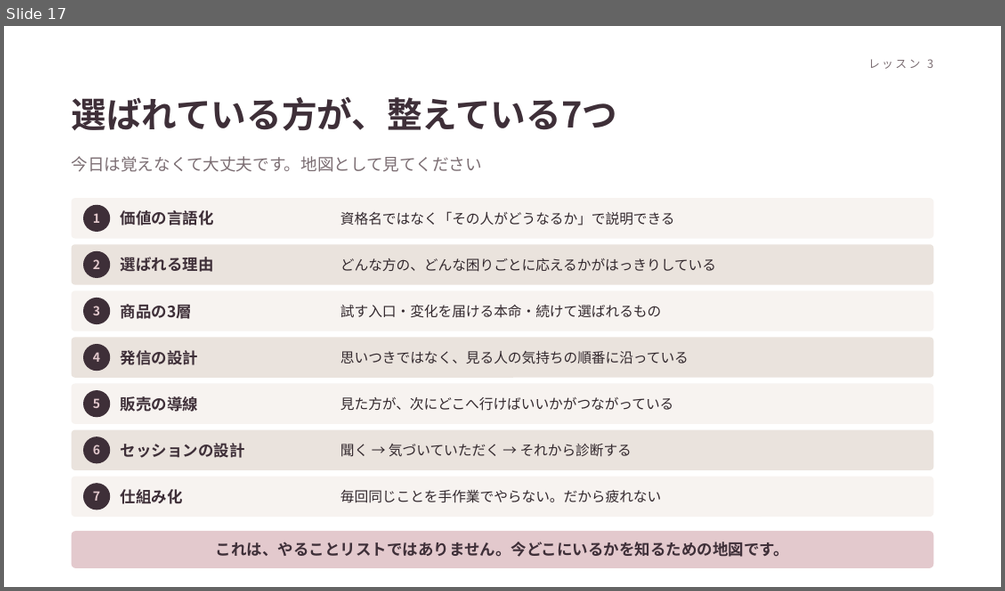
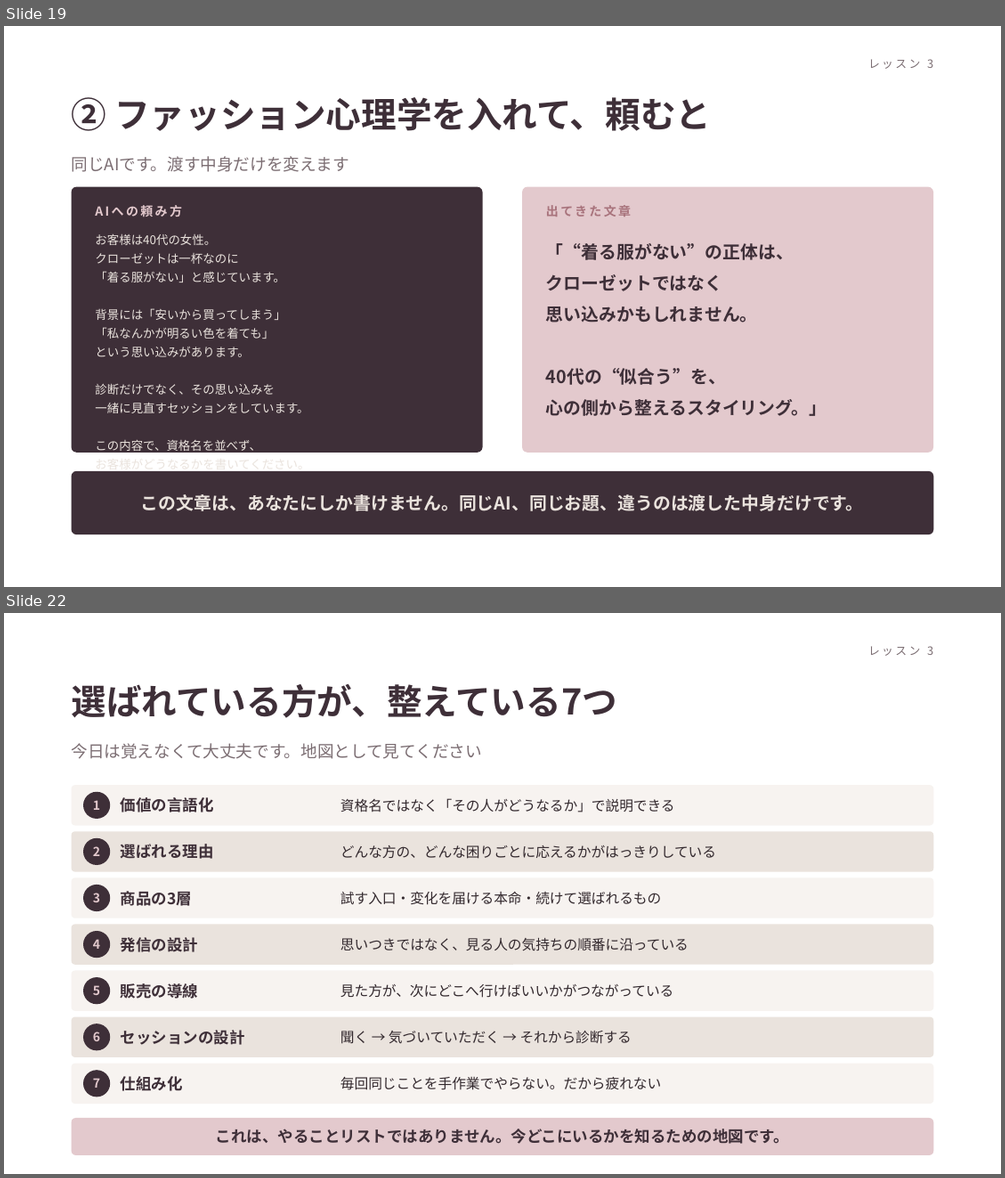
Before and after one commit to fashio17/potential-lamp, a slide deck: fashion-7steps-front/無料ミニ講座スライド_3本版.pptx. Shown one above the other, each under a label of ours: slide 17 before the commit, slides 19 and 22 after it; the slides between them are not shown. The pictures are 1005x591 and 1005x1178 pixels, drawn with LibreOffice and Linux fonts; fonts in the diff are those of the drawing. Boxes give left, top, right and bottom in pixels: in the first picture for what was removed or moved away, otherwise in the second. Text is boxed around its words. In the diff, an @@ line names an element or a change of style, - is before the commit and + after.

```diff
--- a/fashion-7steps-front/無料ミニ講座スライド_3本版.pptx
+++ b/fashion-7steps-front/無料ミニ講座スライド_3本版.pptx
@@ slide 19 added at (4,26,1001,587), background #FFFFFF @@
@@ text added at (868,59,933,69), 11 pt, text #7C6E73 @@
+レッスン 3
@@ text added at (72,97,711,131), 34 pt, text #3E2F38, bold @@
+② ファッション心理学を入れて、頼むと
@@ text added at (72,156,350,172), 16 pt, text #7C6E73 @@
+同じAIです。渡す中身だけを変えます
@@ rounded rectangle added at (72,187,483,452), fill #3E2F38 @@
@@ text added at (95,205,182,216), 12 pt, text #E3C9CD, bold @@
+AIへの頼み方
@@ rounded rectangle added at (522,187,933,452), fill #E3C9CD @@
@@ text added at (546,205,631,216), 12 pt, text #A8737C, bold @@
+出てきた文章
@@ text added at (95,233,309,472), 11.5 pt, text #EAE3DD @@
+お客様は40代の女性。
+クローゼットは一杯なのに
+「着る服がない」と感じています。
+背景には「安いから買ってしまう」
+「私なんかが明るい色を着ても」
+という思い込みがあります。
+診断だけでなく、その思い込みを
+一緒に見直すセッションをしています。
+この内容で、資格名を並べず、
+お客様がどうなるかを書いてください。
@@ text added at (546,243,827,416), 17 pt, text #3E2F38, bold @@
+「“着る服がない”の正体は、
+クローゼットではなく
+思い込みかもしれません。
+40代の“似合う”を、
+心の側から整えるスタイリング。」
@@ rounded rectangle added at (72,471,933,534), fill #3E2F38 @@
@@ text added at (141,494,864,511), 17 pt, text #EAE3DD, bold @@
+この文章は、あなたにしか書けません。同じAI、同じお題、違うのは渡した中身だけです。
@@ what was slide 17 is now slide 22 @@
```
Also in this commit, not shown: 5 slides changed, 4 other slides added, 1 slide removed, 5 other files.
